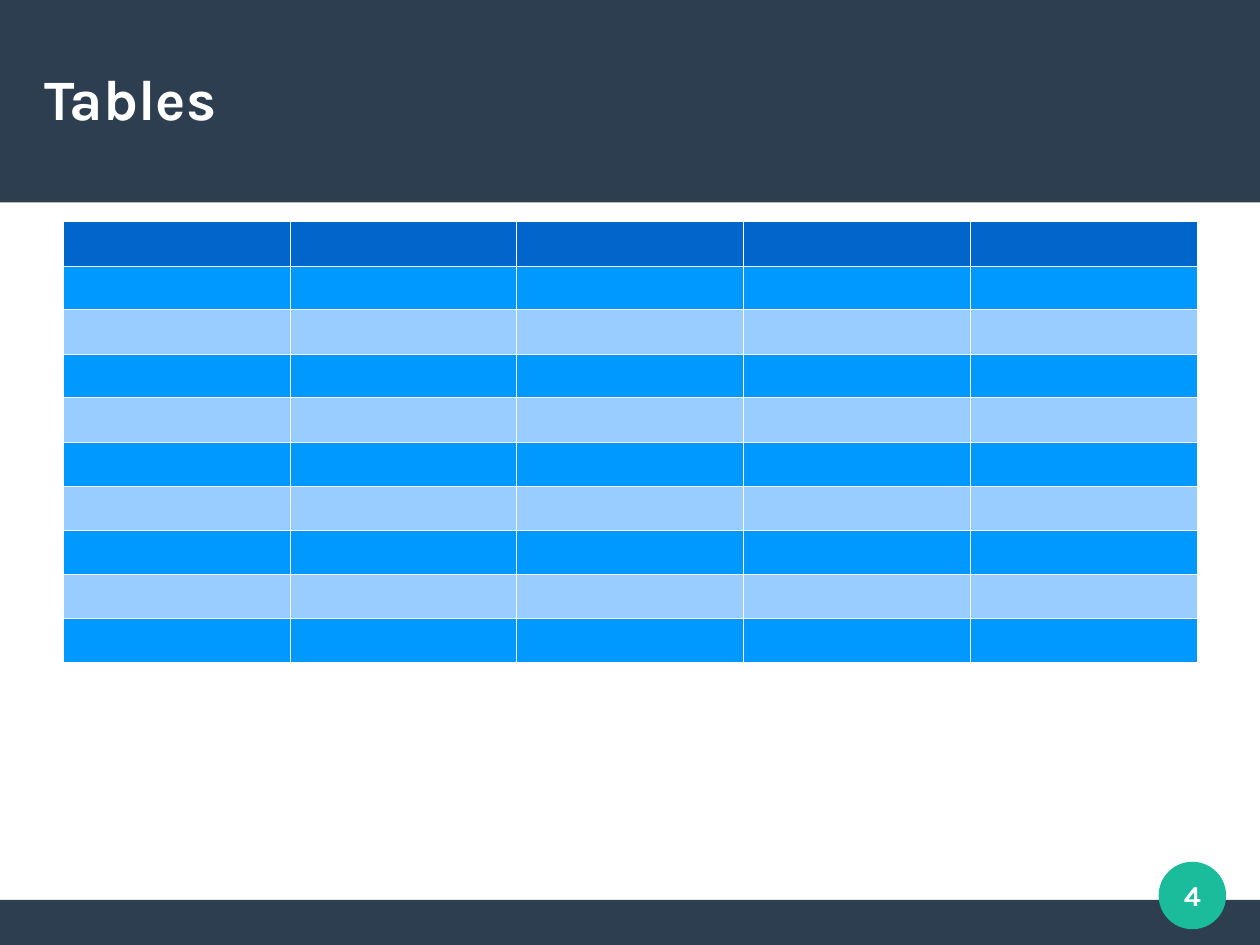
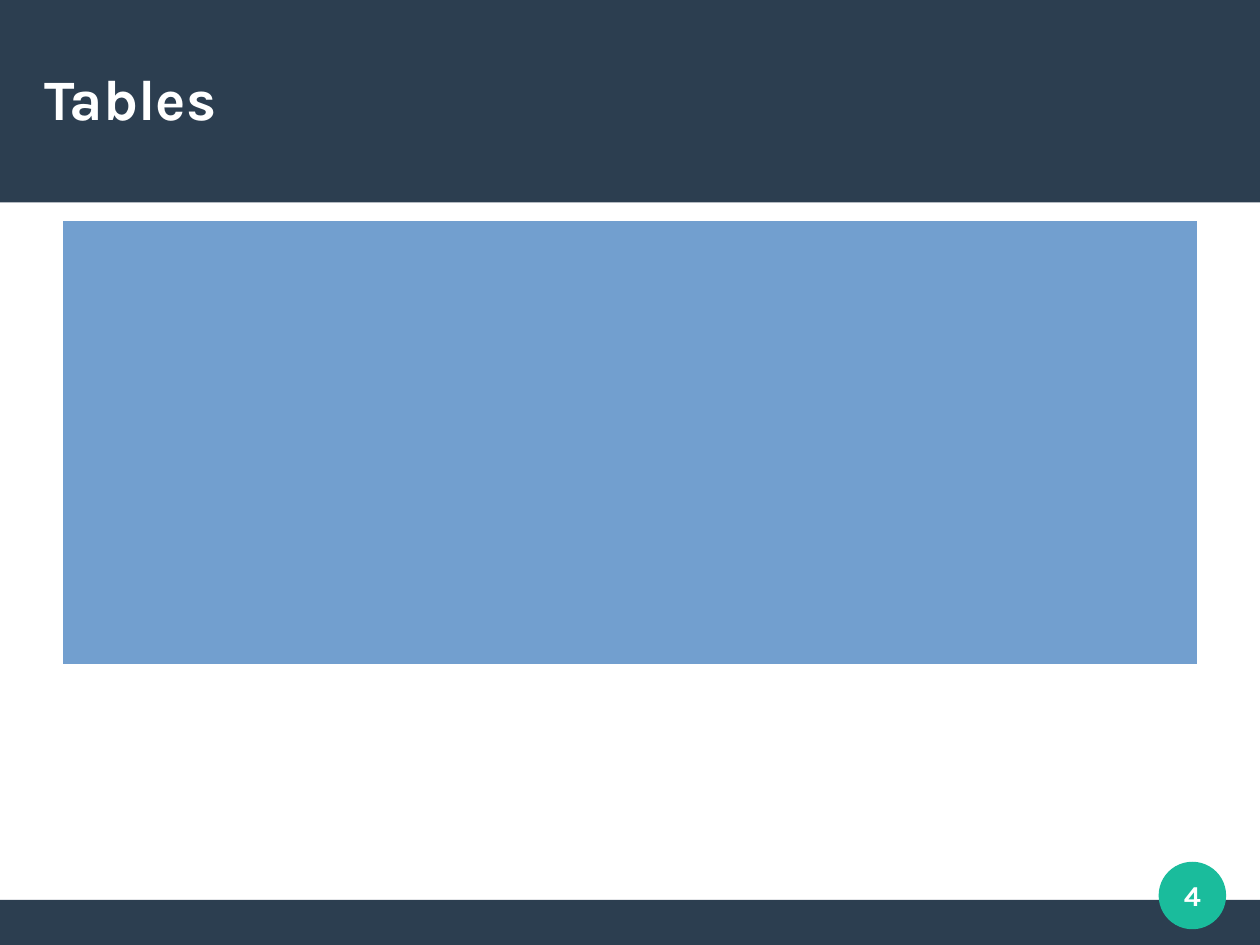
Before and after one commit to katsuoz/LT-20180528, a slide deck: slide 4 of 01_forms/12_finaly_talkform_02.odp. Drawn at 1260x945 pixels with LibreOffice and Linux fonts; fonts in the diff are those of the drawing. Boxes give left, top, right and bottom in pixels: in the first picture for what was removed or moved away, otherwise in the second. Text is boxed around its words. In the diff, an @@ line names an element or a change of style, - is before the commit and + after.

```diff
--- a/01_forms/12_finaly_talkform_02.odp
+++ b/01_forms/12_finaly_talkform_02.odp
@@ table at (63, 222, 1196, 664) @@
@@ fill #0066CC to #729FCF in row 1 @@
@@ fill #0099FF to #729FCF in 25 cells @@
@@ fill #99CCFF to #729FCF in 20 cells @@
@@ borders changed @@
```
Also in this commit, not shown: 1 slide added, 1 other file.
